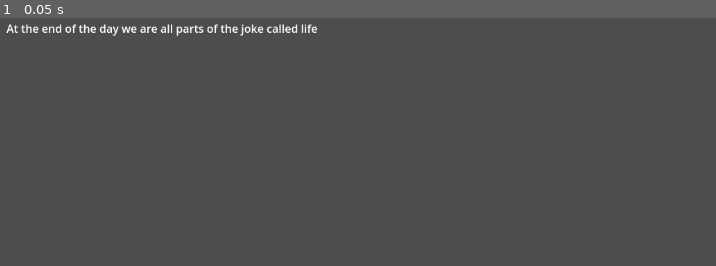
Above: before the commit, frame 1.
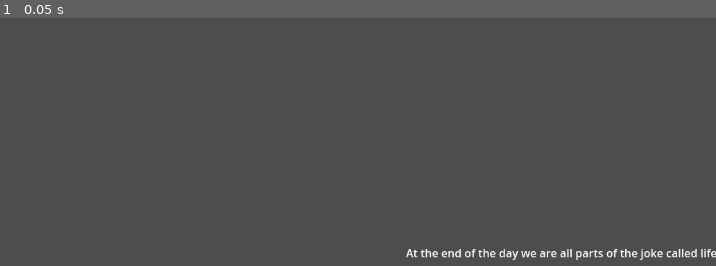
Above: after the commit, the same moment.

Repository: harhal/GGJ24
Game: Godot game, scene res://Scenes/MainScene.tscn
Two runs of this game, one before a commit and one after it. Both use one fixed random seed, a clock stepped at 60 frames per second and the inputs below.
Inputs:
- Up to frame 1 (0.05 s): no input

The runs differ from the first frame. In frame 1, 1.5% of the frame differs, in the area x 0-100%, y 2-98%.

Commit message:
Add camera to the main scene, add base texture

Diff:
--- a/Scenes/MainScene.tscn
+++ b/Scenes/MainScene.tscn
@@ -8,3 +8,5 @@
 offset_right = 169.0
 offset_bottom = 113.0
 text = "At the end of the day we are all parts of the joke called life"
+
+[node name="Camera2D" type="Camera2D" parent="."]
--- a/project.godot
+++ b/project.godot
@@ -13,7 +13,7 @@
 config/name="GGJ24"
 run/main_scene="res://Scenes/MainScene.tscn"
 config/features=PackedStringArray("4.2", "Forward Plus")
-config/icon="res://icon.svg"
+config/icon="res://Resources/icon.svg"
 
 [dotnet]
 
Binary file added: Resources/512_White_Square.png
Not shown, changed: Resources/512_White_Square.png.import
Renamed: icon.svg -> Resources/icon.svg
Not shown, added: Resources/icon.svg.import
